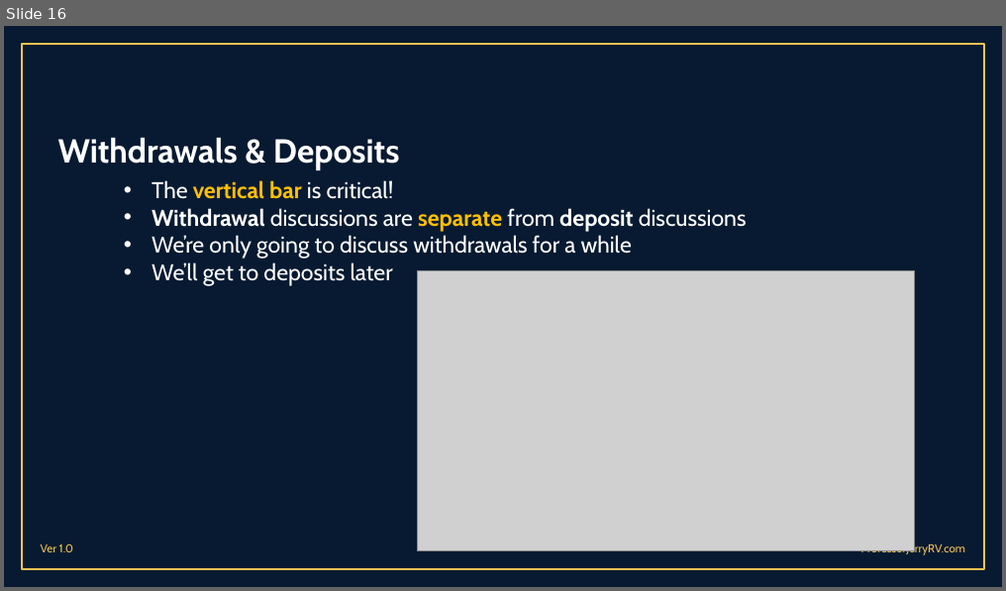
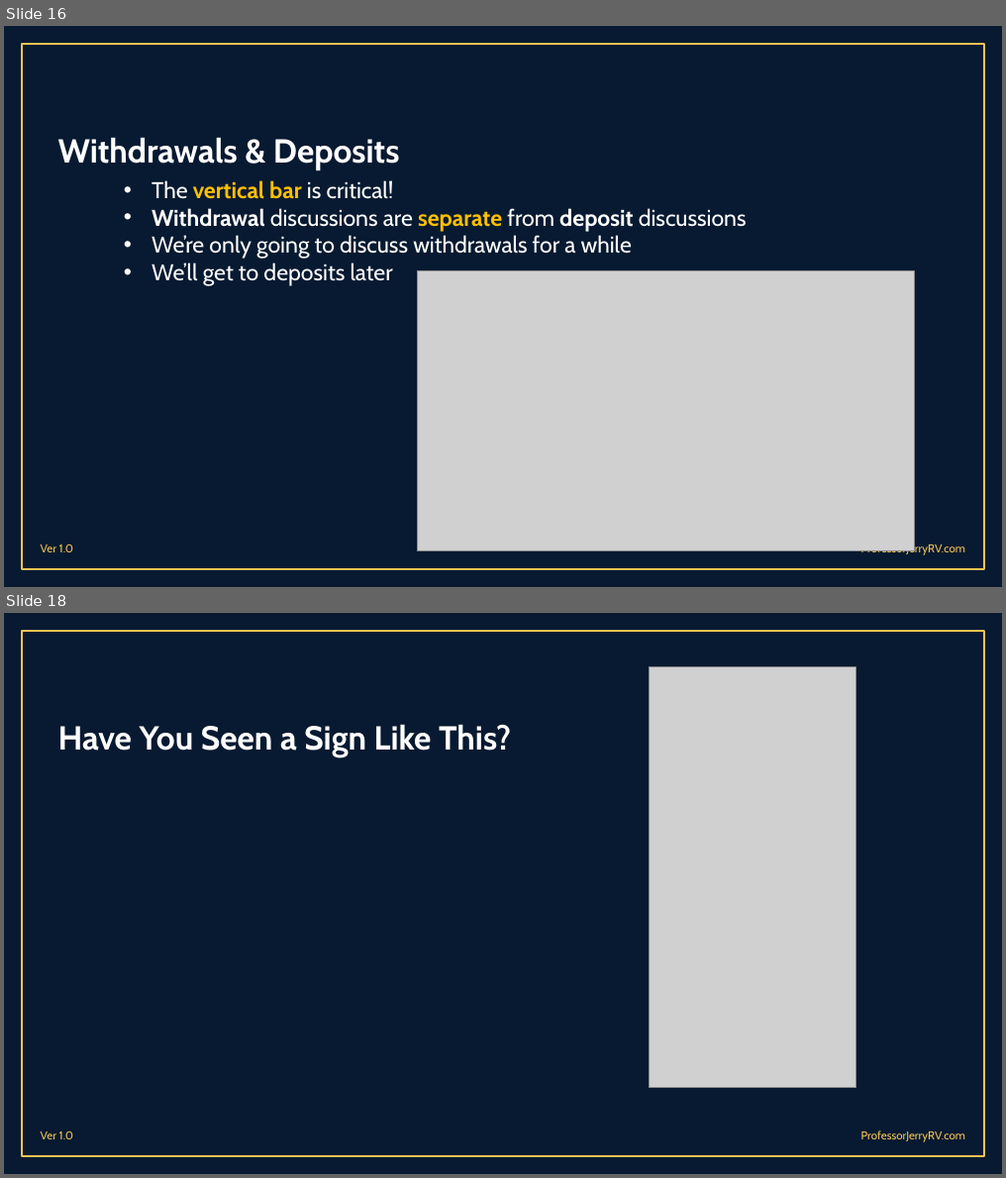
Before and after one commit to malcolmbss/ProfessorJerryRV, a slide deck: Presentations/RV Electrical Systems 101 - Part 1.pptx. Shown one above the other, each under a label of ours: slide 16 before the commit, slides 16 and 18 after it; the slides between them are not shown. The pictures are 1006x591 and 1006x1178 pixels, drawn with LibreOffice and Linux fonts; fonts in the diff are those of the drawing; grey boxes stand for pictures; background and template pictures are left out. Boxes give left, top, right and bottom in pixels: in the first picture for what was removed or moved away, otherwise in the second. Text is boxed around its words. In the diff, an @@ line names an element or a change of style, - is before the commit and + after.

```diff
--- a/Presentations/RV Electrical Systems 101 - Part 1.pptx
+++ b/Presentations/RV Electrical Systems 101 - Part 1.pptx
@@ slide 18 added at (x1=4, y1=613, x2=1002, y2=1174), background #081A31; not listed: 3 template elements that a slide beside it also shows @@
@@ picture added at (x1=649, y1=667, x2=856, y2=1088) @@
@@ title added at (x1=58, y1=724, x2=511, y2=758), 32 pt, text #FFFFFF, bold @@
+Have You Seen a Sign Like This?
```
Also in this commit, not shown: 2 slides changed, 10 other slides added, 7 other files.
